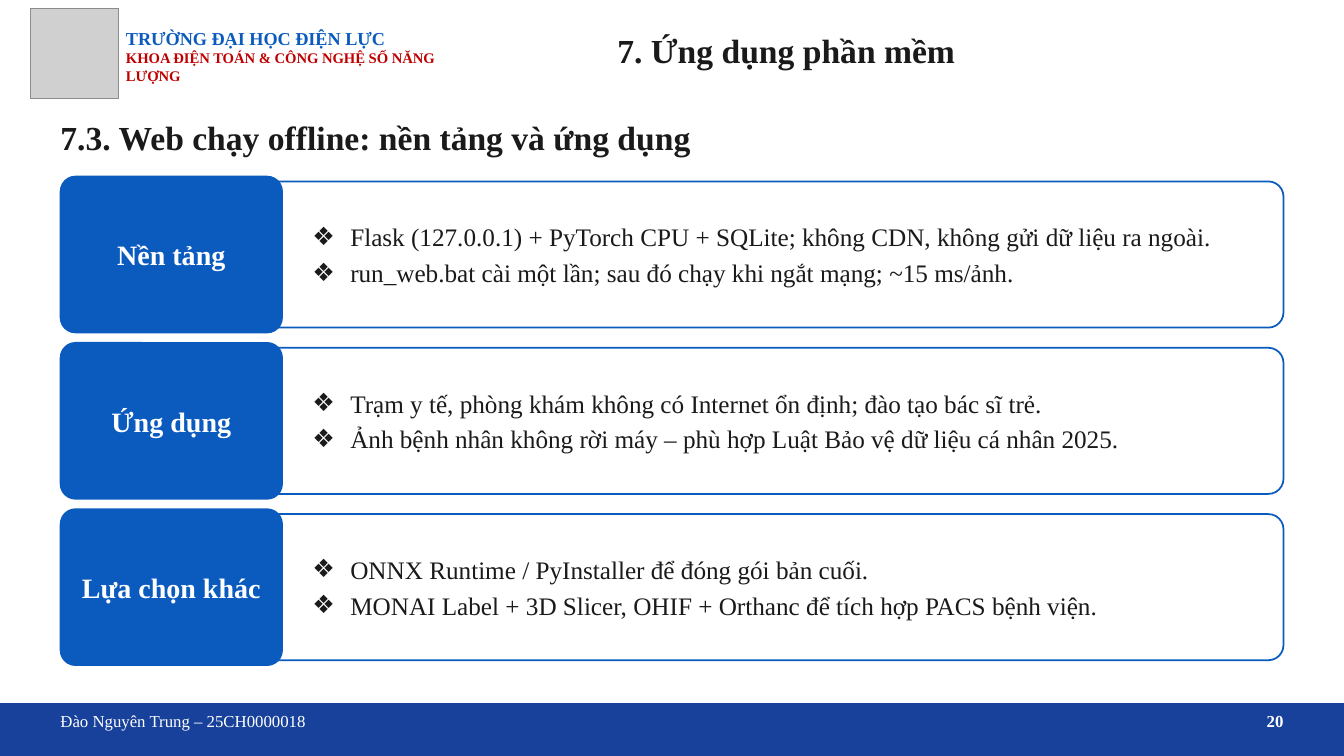
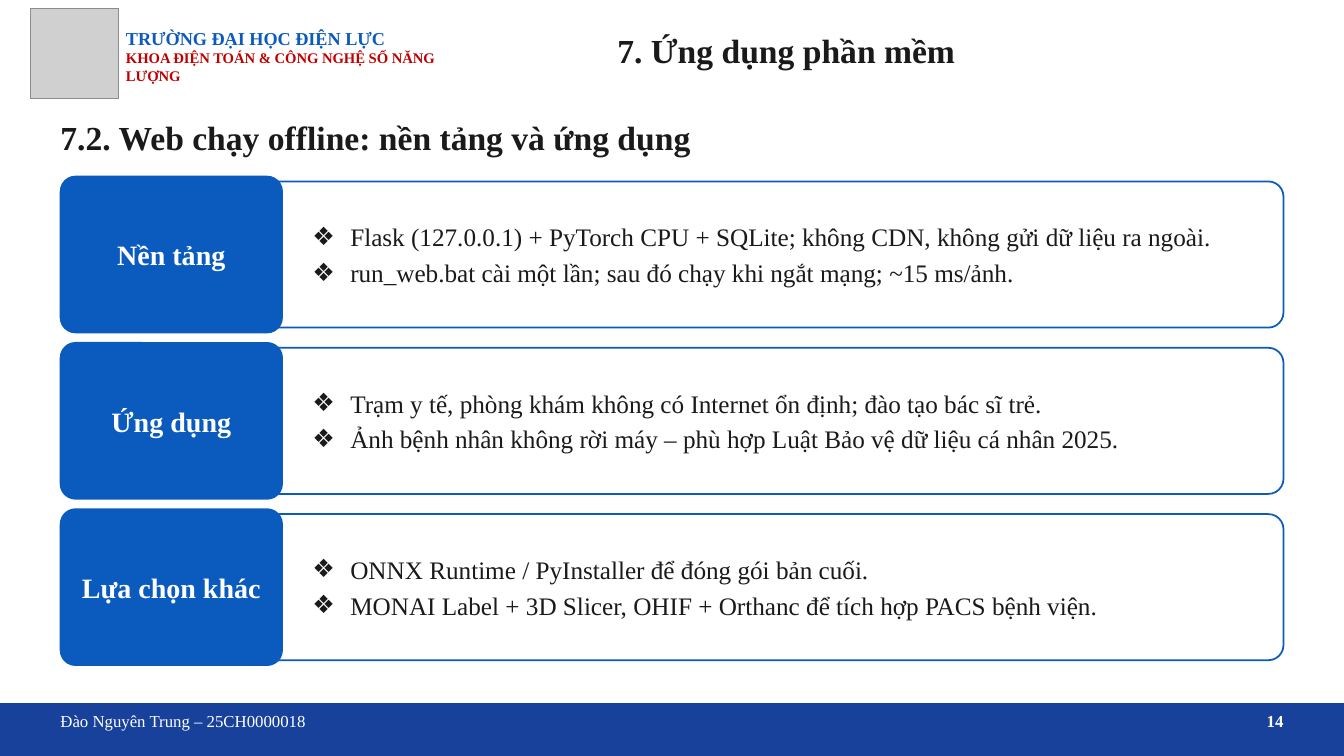
Before and after one commit to trungnguyen107/Medical-image-segmentation-breast-ultrasound-unet-attention, a slide deck: slide 14 of docs/Slide_bao_cao_DATN_U-Net_Attention.pptx (slide 20 before the commit). Drawn at 1344x756 pixels with LibreOffice and Linux fonts; fonts in the diff are those of the drawing; grey boxes stand for pictures; background and template pictures are left out. Boxes give left, top, right and bottom in pixels: in the first picture for what was removed or moved away, otherwise in the second. Text is boxed around its words. In the diff, an @@ line names an element or a change of style, - is before the commit and + after.

```diff
--- a/docs/Slide_bao_cao_DATN_U-Net_Attention.pptx
+++ b/docs/Slide_bao_cao_DATN_U-Net_Attention.pptx
@@ text at (x1=60, y1=125, x2=690, y2=156): text changed @@
-7.3. Web chạy offline: nền tảng và ứng dụng
+7.2. Web chạy offline: nền tảng và ứng dụng
@@ text at (x1=1267, y1=716, x2=1284, y2=727): text changed @@
-20
+14
```
Also in this commit, not shown: 12 other slides changed, 6 slides removed, 4 other files.
